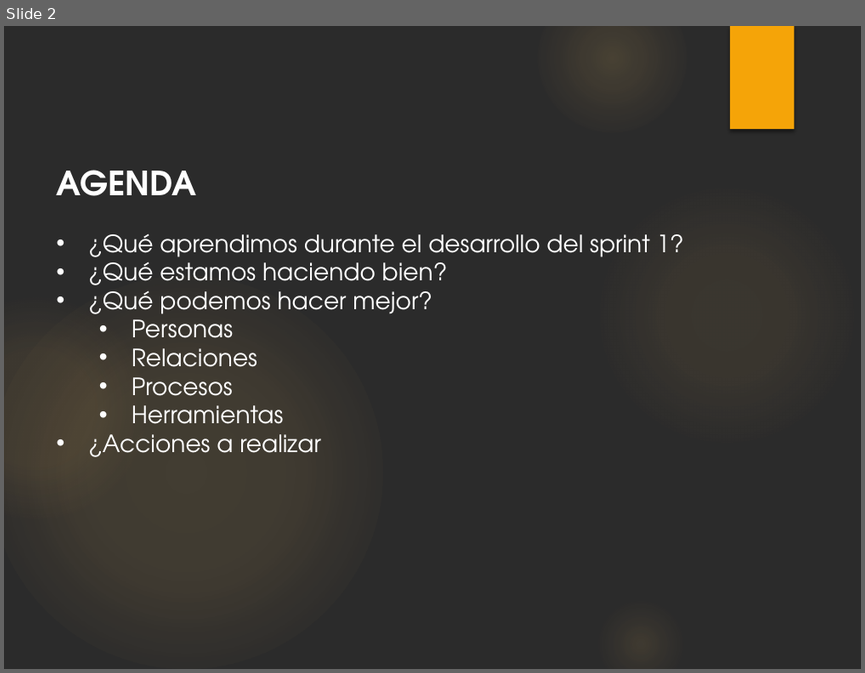
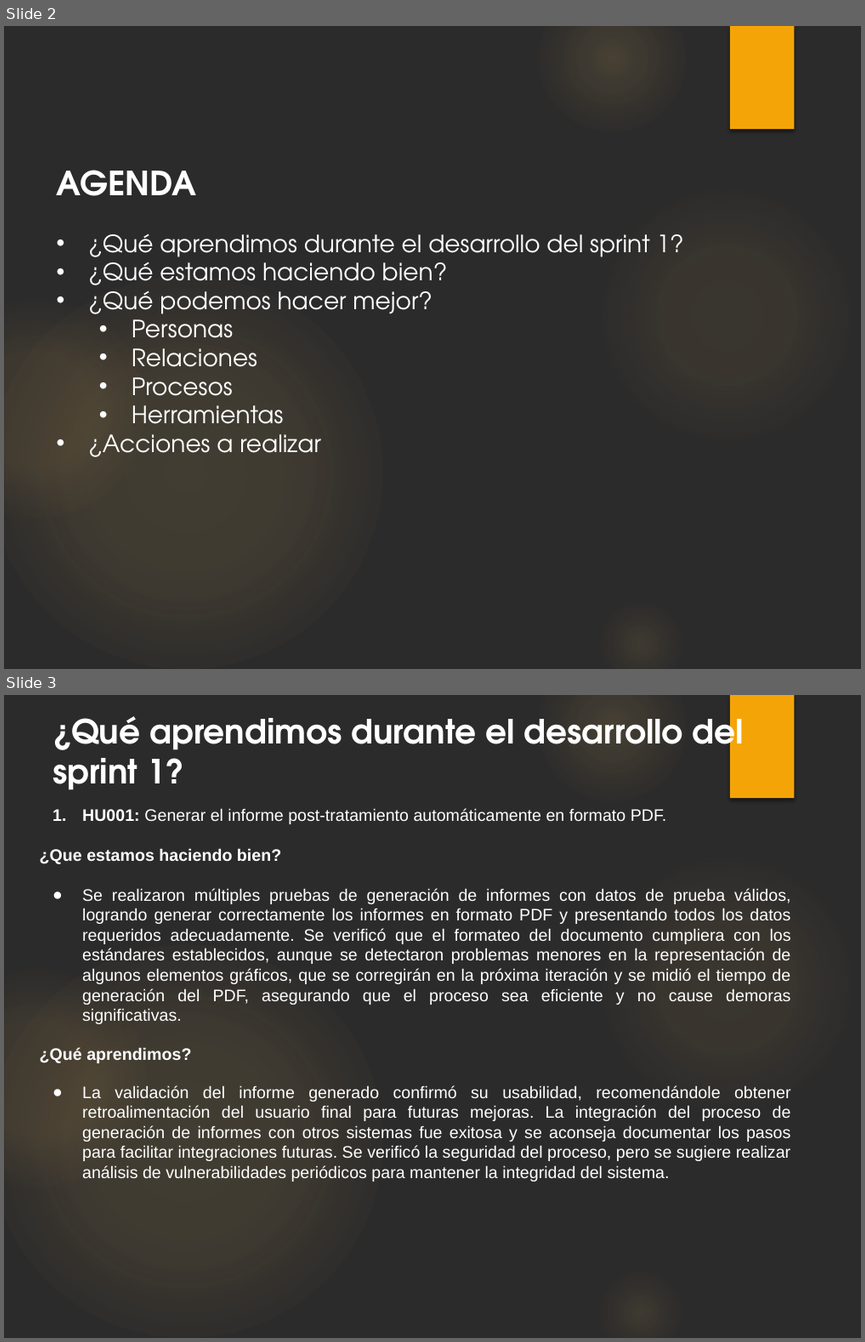
Before and after one commit to chrishvk/Modulo---Informes--TP2, a slide deck: Docs/INSPECCIÓN 3/16052024 - 9. Retrospectiva del Sprint 1.pptx. Shown one above the other, each under a label of ours: slide 2 before the commit, slides 2 and 3 after it. The pictures are 865x673 and 865x1342 pixels, drawn with LibreOffice and Linux fonts; fonts in the diff are those of the drawing; background and template pictures are left out; a plain dark background stands for a picture behind light text. Boxes give left, top, right and bottom in pixels: in the first picture for what was removed or moved away, otherwise in the second. Text is boxed around its words. In the diff, an @@ line names an element or a change of style, - is before the commit and + after.

```diff
--- a/Docs/INSPECCIÓN 3/16052024 - 9. Retrospectiva del Sprint 1.pptx
+++ b/Docs/INSPECCIÓN 3/16052024 - 9. Retrospectiva del Sprint 1.pptx
@@ slide 3 added at <box>4,695,861,1338</box>, background picture (left out); not listed: 6 template elements that a slide beside it also shows @@
@@ text added at <box>52,707,744,790</box>, 28 pt, text #FFFFFF, bold @@
+¿Qué aprendimos durante el desarrollo del sprint 1?
@@ text added at <box>40,808,791,1181</box>, 14 pt, text #FFFFFF @@
+1. HU001: Generar el informe post-tratamiento automáticamente en formato PDF.
+¿Que estamos haciendo bien?
+● Se realizaron múltiples pruebas de generación de informes con datos de prueba válidos, logrando generar correctamente los informes en formato PDF y presentando todos los datos requeridos adecuadamente. Se verificó que el formateo del documento cumpliera con los estándares establecidos, aunque se detectaron problemas menores en la representación de algunos elementos gráficos, que se corregirán en la próxima iteración y se midió el tiempo de generación del PDF, asegurando que el proceso sea eficiente y no cause demoras significativas.
+¿Qué aprendimos?
+● La validación del informe generado confirmó su usabilidad, recomendándole obtener retroalimentación del usuario final para futuras mejoras. La integración del proceso de generación de informes con otros sistemas fue exitosa y se aconseja documentar los pasos para facilitar integraciones futuras. Se verificó la seguridad del proceso, pero se sugiere realizar análisis de vulnerabilidades periódicos para mantener la integridad del sistema.
```
Also in this commit, not shown: 1 slide changed, 2 other slides added, 3 slides removed, 3 other files.
